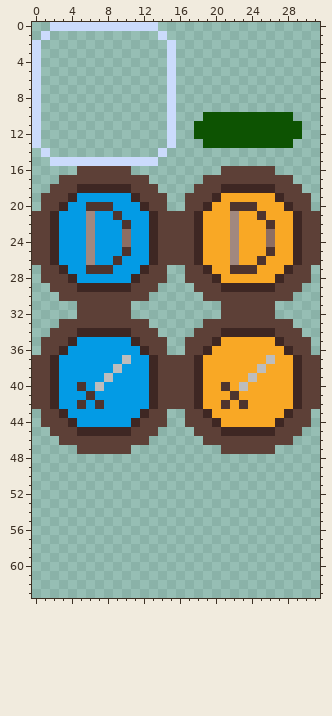
Edited in one commit: pixel-art sprite (gfx/square-sprites.png). The first picture shows the starting point.
The file is 32x64 pixels.
The same view after the edit:
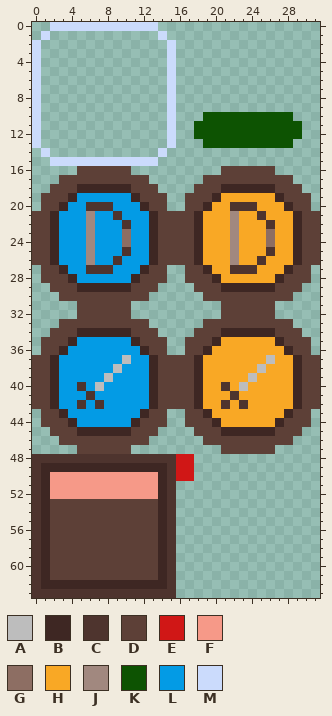
Palette (. is transparent): A #bdbdbd  B #3e2723  C #4e342e  D #5d4037  E #d01716  F #f69988  G #8d6e63  H #f9a825  J #a1887f  K #0d5302  L #039be5  M #cbdbfc
The edit:
Colour B now appears in row 49 at x 1 to 14; in rows 50 to 61 at x 1 and 14; in row 62 at x 1 to 14.
Colour C now appears in row 48 at x 0 to 15; in rows 49 to 62 at x 0 and 15; in row 63 at x 0 to 15.
Colour D now appears in rows 53 to 61 at x 2 to 13.
Colour E now appears in rows 48 to 50 at x 16 to 17.
Colour F now appears in rows 50 to 52 at x 2 to 13.
Boxes around the changes in both pictures, in picture pixels (x1, y1, x2, y2):
added: (32, 454, 194, 598)
